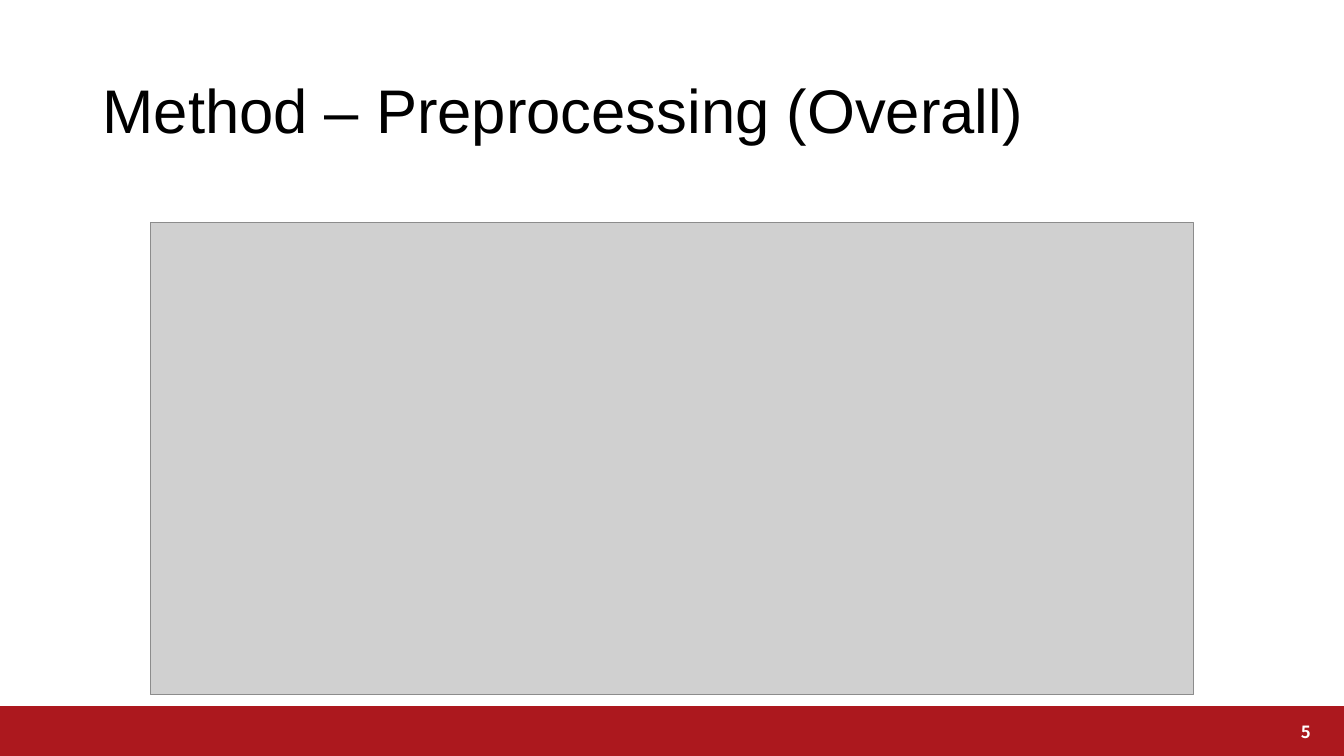
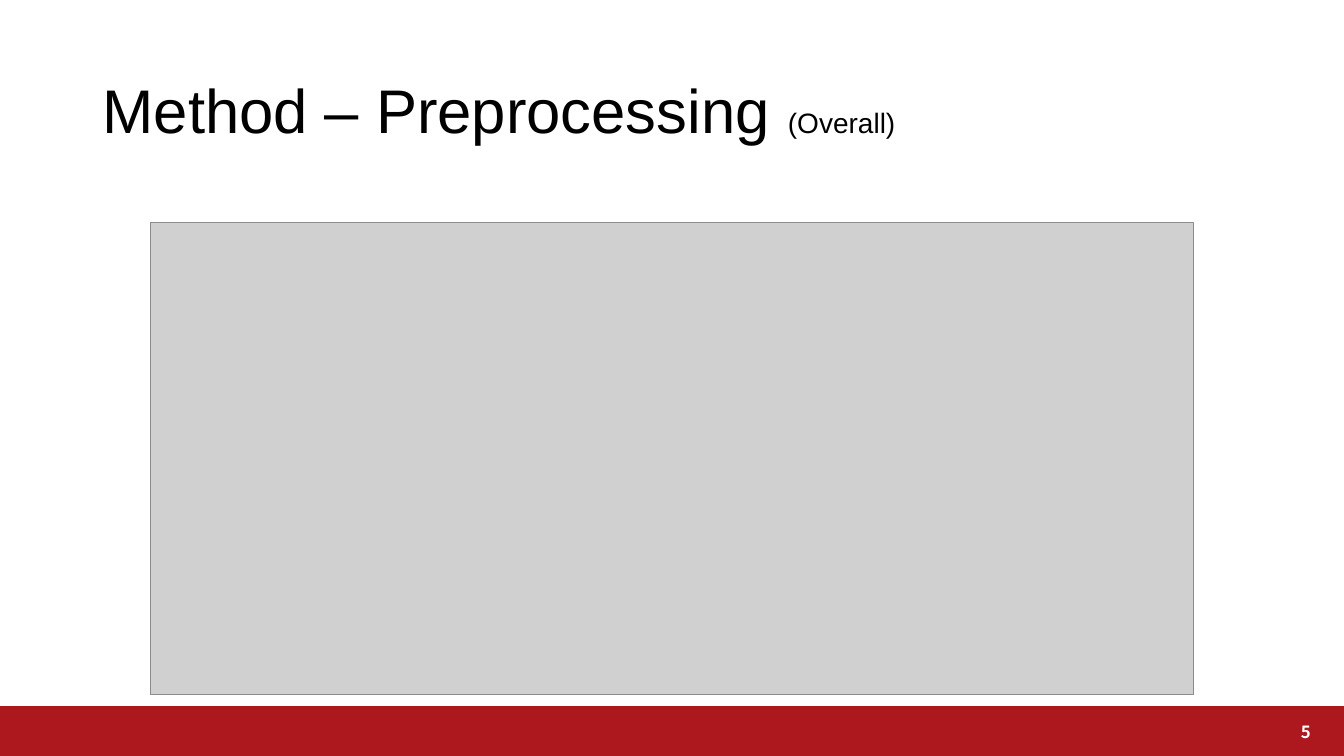
Before and after one commit to a2h1r0/lab, a slide deck: slide 5 of paper/ABC2021BentoChallenge/ABC2021.pptx. Drawn at 1344x756 pixels with LibreOffice and Linux fonts; fonts in the diff are those of the drawing; grey boxes stand for pictures; background and template pictures are left out. Boxes give left, top, right and bottom in pixels: in the first picture for what was removed or moved away, otherwise in the second. Text is boxed around its words. In the diff, an @@ line names an element or a change of style, - is before the commit and + after.

```diff
--- a/paper/ABC2021BentoChallenge/ABC2021.pptx
+++ b/paper/ABC2021BentoChallenge/ABC2021.pptx
@@ title "Method – Preprocessing (Overall)" at <box>102,88,895,145</box>: size 44 to 20 pt in "(Overall)" @@
```
Also in this commit, not shown: 1 slide added.
